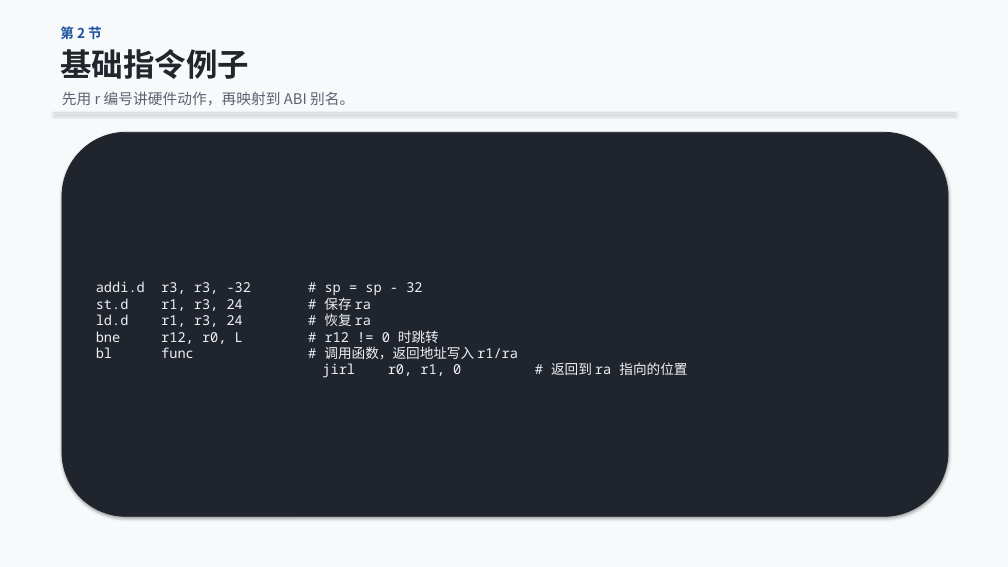
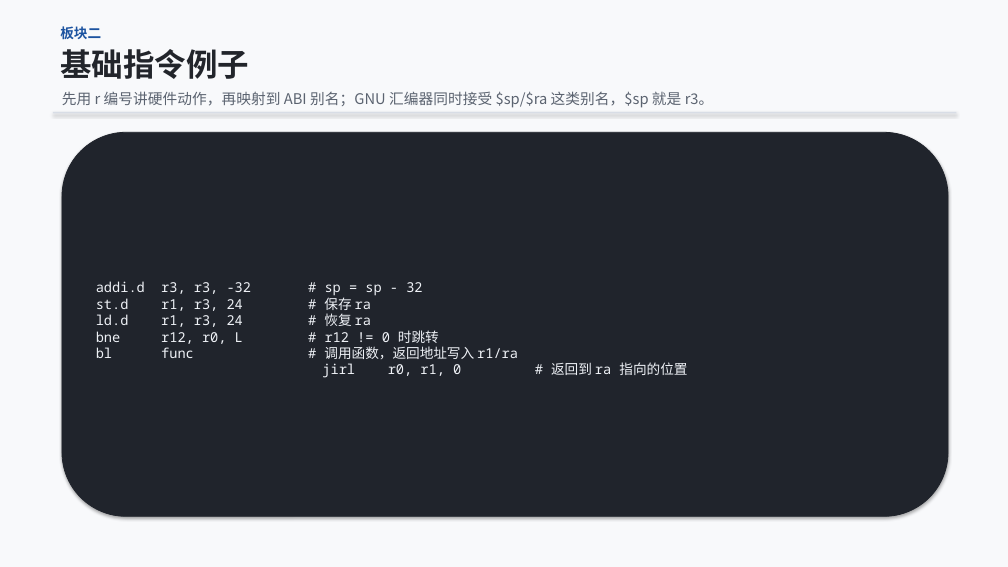
Before and after one commit to cxi218447-byte/miniOS, a slide deck: slide 6 of docs/week01/week01_qemu_hello_course.pptx (slide 11 before the commit). Drawn at 1008x567 pixels with LibreOffice and Linux fonts; fonts in the diff are those of the drawing. Boxes give left, top, right and bottom in pixels: in the first picture for what was removed or moved away, otherwise in the second. Text is boxed around its words. In the diff, an @@ line names an element or a change of style, - is before the commit and + after.

```diff
--- a/docs/week01/week01_qemu_hello_course.pptx
+++ b/docs/week01/week01_qemu_hello_course.pptx
@@ text at (60, 26, 101, 40): text changed @@
-第 2 节
+板块二
@@ text at (62, 91, 714, 108): text changed @@
-先用 r 编号讲硬件动作，再映射到 ABI 别名。
+先用 r 编号讲硬件动作，再映射到 ABI 别名；GNU 汇编器同时接受 $sp/$ra 这类别名，$sp 就是 r3。
```
Also in this commit, not shown: 17 other slides changed, 3 slides added, 13 slides removed, 2 other files.
